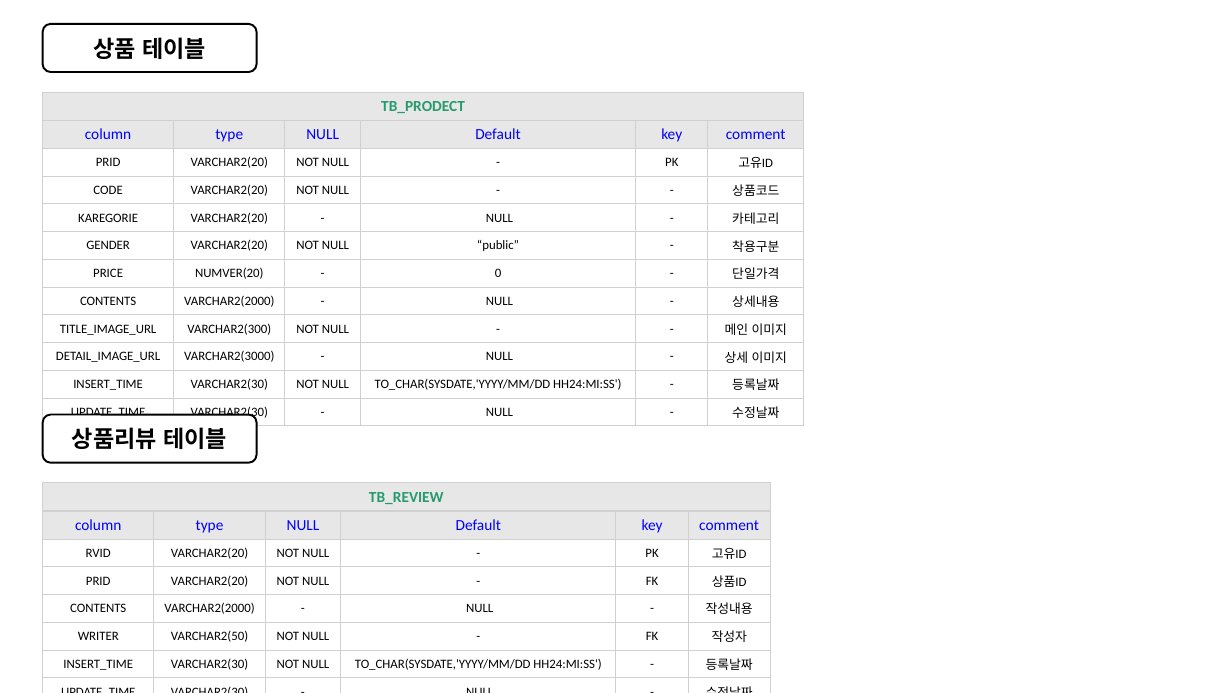
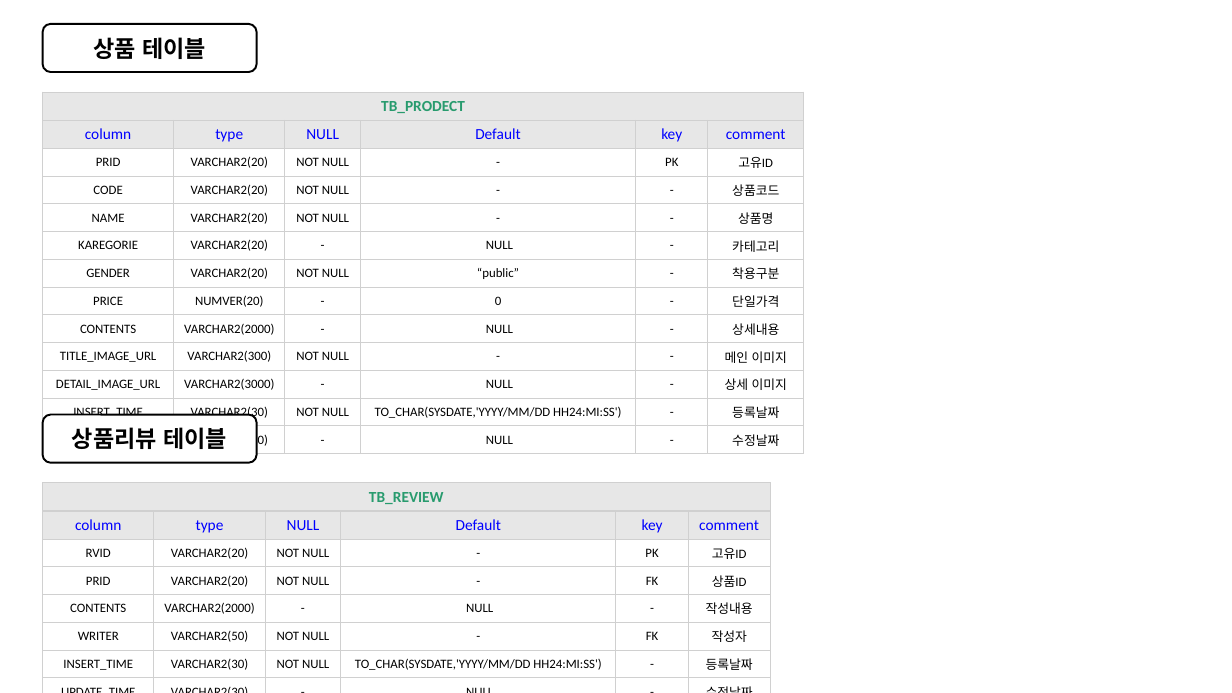
Before and after one commit to Engineer-Han/ITN2024, a slide deck: slide 3 of 01_메뉴얼/데이터 베이스/데이터베이스 스키마.pptx. Drawn at 1232x693 pixels with LibreOffice and Linux fonts; fonts in the diff are those of the drawing. Boxes give left, top, right and bottom in pixels: in the first picture for what was removed or moved away, otherwise in the second. Text is boxed around its words. In the diff, an @@ line names an element or a change of style, - is before the commit and + after.

```diff
--- a/01_메뉴얼/데이터 베이스/데이터베이스 스키마.pptx
+++ b/01_메뉴얼/데이터 베이스/데이터베이스 스키마.pptx
@@ table at (43, 92, 804, 452) @@
+row 5: NAME | VARCHAR2(20) | NOT NULL | - | - | 상품명
```
Also in this commit, not shown: 1 other slide changed, 1 other file.
